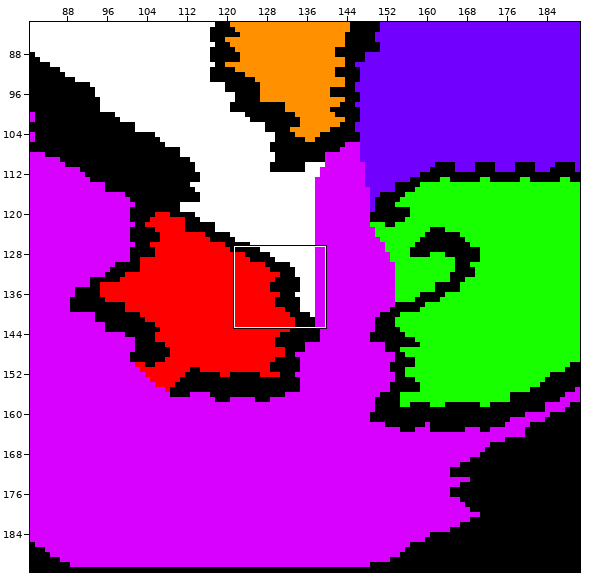
Level history. Tiled map: Project/Game/maps/walkable.tmx. The picture above shows the old version from afar; the outline marks the close-up.
Close-up. Old version:
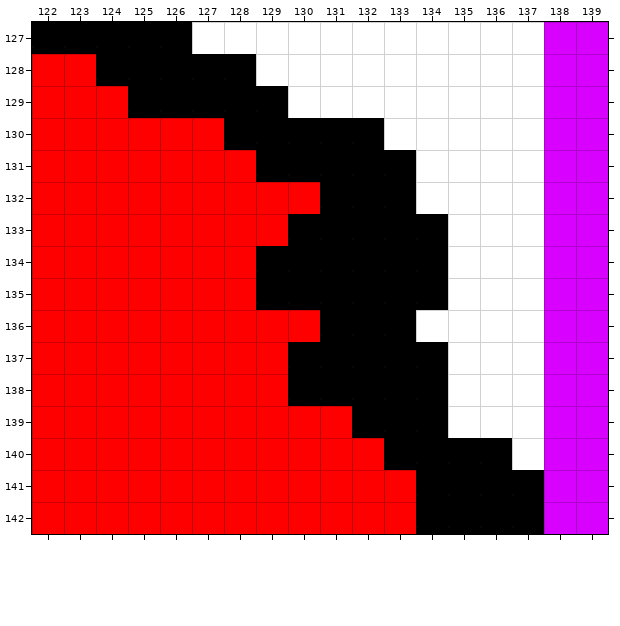
Cells are 16x16 px. Shown: x 122..139, y 127..142. The commit also changed other parts of the map, which this record leaves out.
After:
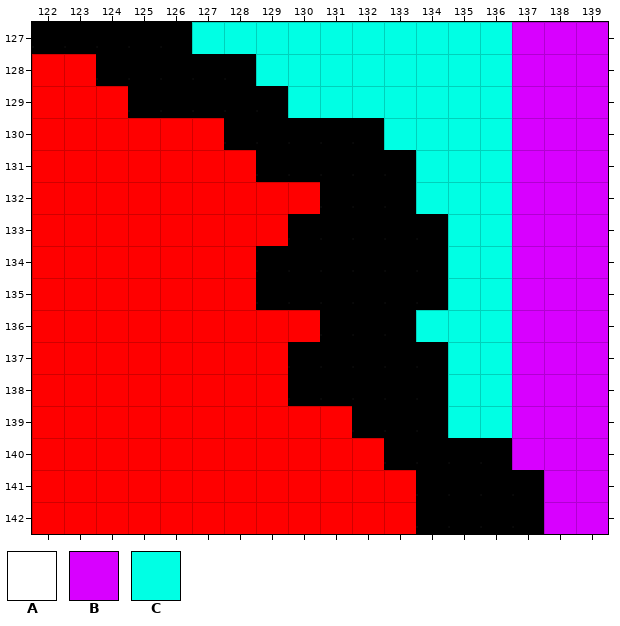
Key: from "Walkable": A 0, B 6, C 7.
_ is an empty cell, . an unchanged one.
Changes in this commit:
--- layer "Walkable"
@@ x 127..137 @@
-127 AAAAAAAAAAA
-128 ..AAAAAAAAA
-129 ...AAAAAAAA
-130 ......AAAAA
-131 .......AAAA
-132 .......AAAA
-133 ........AAA
-134 ........AAA
-135 ........AAA
-136 .......AAAA
-137 ........AAA
-138 ........AAA
-139 ........AAA
-140 ..........A
+127 CCCCCCCCCCB
+128 ..CCCCCCCCB
+129 ...CCCCCCCB
+130 ......CCCCB
+131 .......CCCB
+132 .......CCCB
+133 ........CCB
+134 ........CCB
+135 ........CCB
+136 .......CCCB
+137 ........CCB
+138 ........CCB
+139 ........CCB
+140 ..........B
Boxes around the changes in both close-ups, in picture pixels (x1, y1, x2, y2):
changed: (192, 22, 544, 470)
